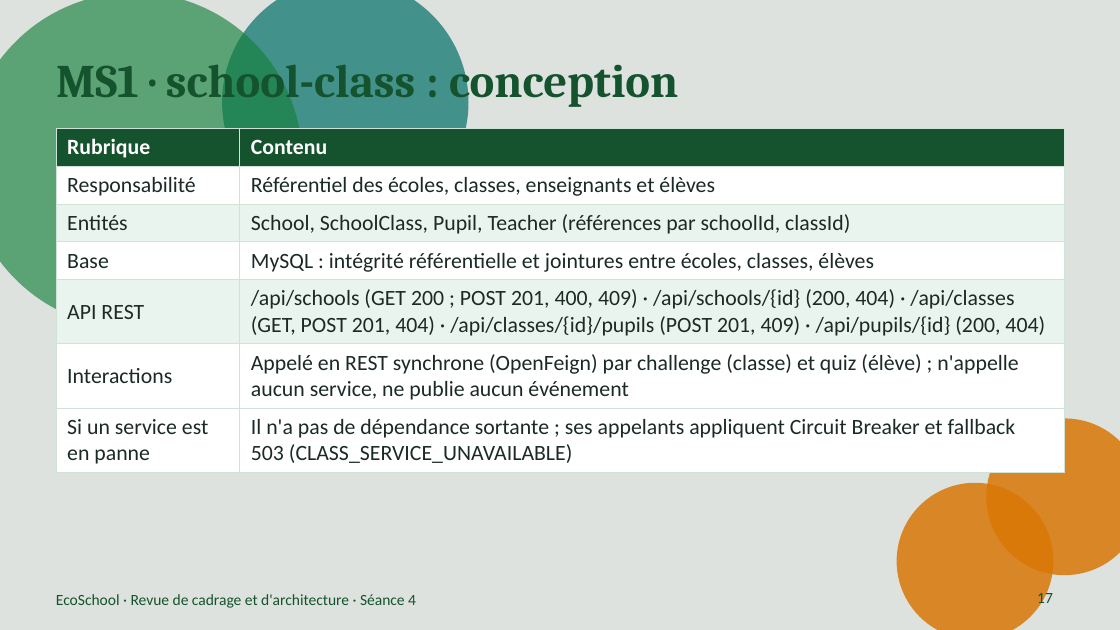
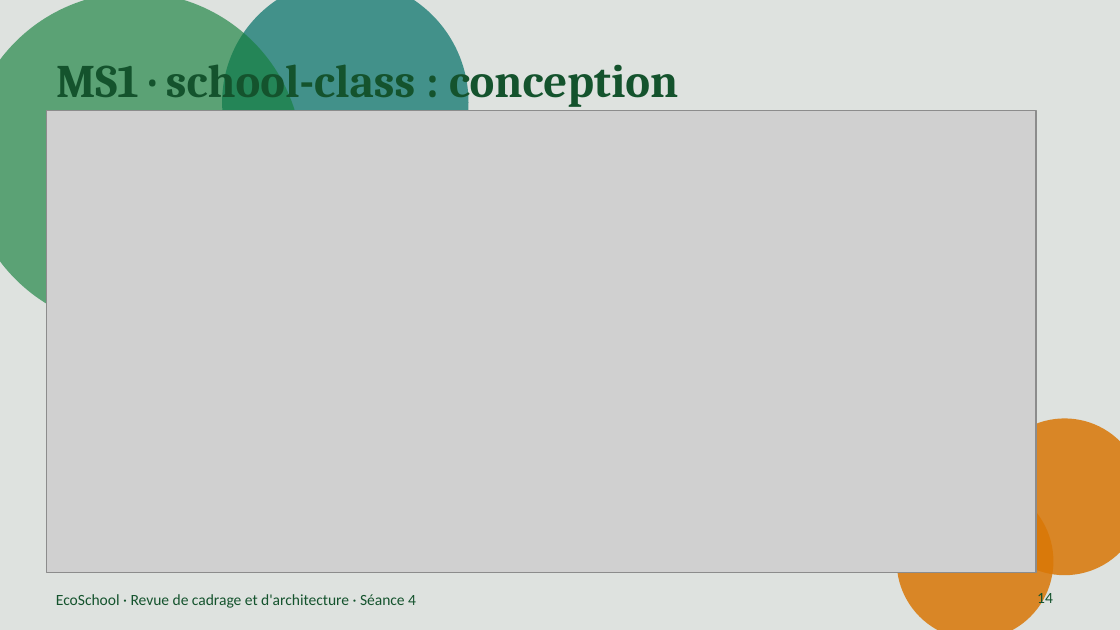
Before and after one commit to mustapha605/EcoSchool, a slide deck: slide 14 of Documentation/Presentation/EcoSchool_Presentation.pptx (slide 17 before the commit). Drawn at 1120x630 pixels with LibreOffice and Linux fonts; fonts in the diff are those of the drawing; grey boxes stand for pictures. Boxes give left, top, right and bottom in pixels: in the first picture for what was removed or moved away, otherwise in the second. Text is boxed around its words. In the diff, an @@ line names an element or a change of style, - is before the commit and + after.

```diff
--- a/Documentation/Presentation/EcoSchool_Presentation.pptx
+++ b/Documentation/Presentation/EcoSchool_Presentation.pptx
@@ picture added at (47,111,1036,572) @@
@@ table removed at (56,129,1064,468), 7 rows, 2 columns @@
-Rubrique | Contenu
-Responsabilité | Référentiel des écoles, classes, enseignants et élèves
-Entités | School, SchoolClass, Pupil, Teacher (références par schoolId, classId)
-Base | MySQL : intégrité référentielle et jointures entre écoles, classes, élèves
-API REST | /api/schools (GET 200 ; POST 201, 400, 409) · /api/schools/{id} (200, 404) · /api/classes (GET, POST 201, 404) · /api/classes/{id}/pupils (POST 201, 409) · /api/pupils/{id} (200, 404)
-Interactions | Appelé en REST synchrone (OpenFeign) par challenge (classe) et quiz (élève) ; n'appelle aucun service, ne publie aucun événement
-Si un service est en panne | Il n'a pas de dépendance sortante ; ses appelants appliquent Circuit Breaker et fallback 503 (CLASS_SERVICE_UNAVAILABLE)
@@ page number at (1037,590,1053,608): text changed @@
-17
+14
```
Also in this commit, not shown: 13 other slides changed, 3 slides removed.
